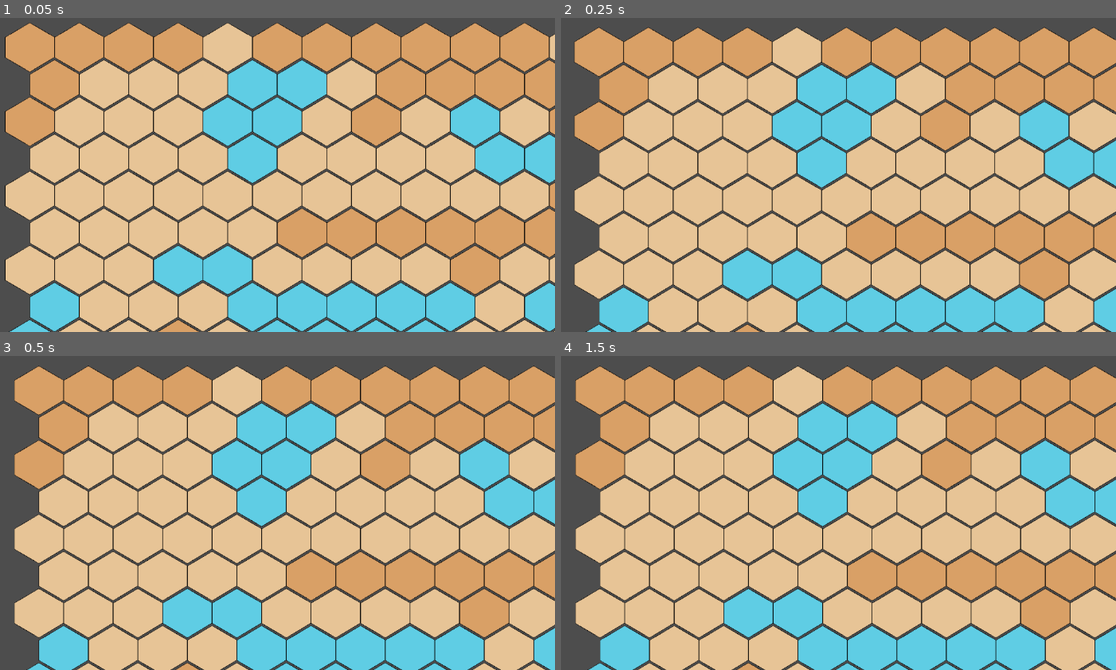
Above: before the commit, frames 1-4 (two rows, left to right).
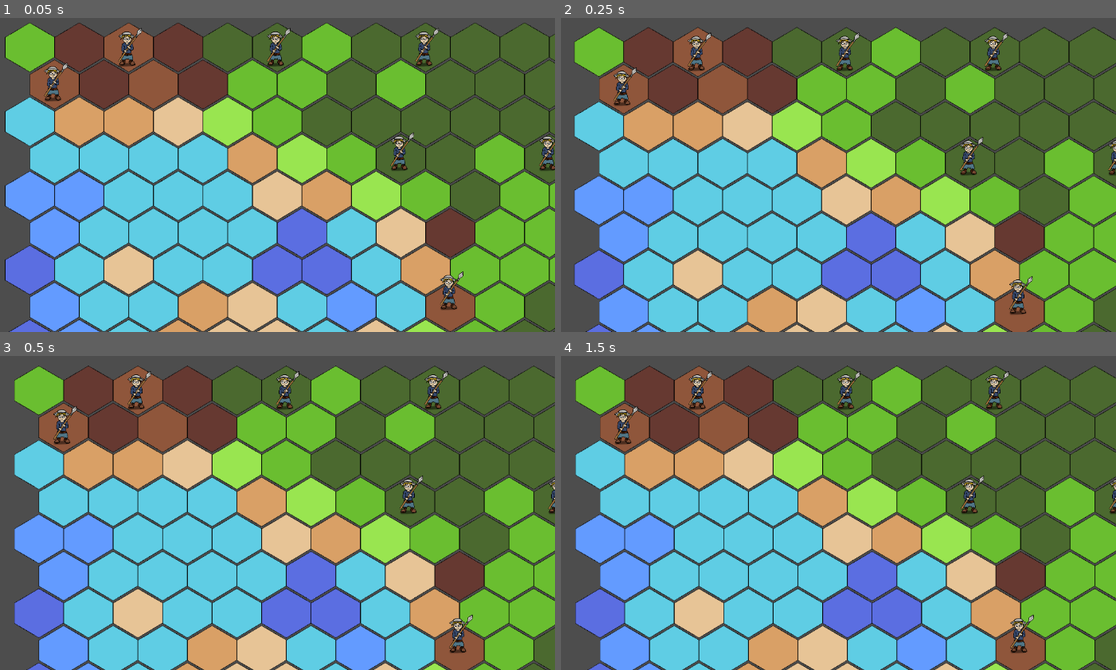
Above: after the commit, the same moments.

Repository: gideon-wade/Growing
Game: Godot game, scene res://world/world.tscn
Two runs of this game, one before a commit and one after it. Both use one fixed random seed, a clock stepped at 60 frames per second and the inputs below. This scene is started directly instead of the project's main scene.
Inputs (mouse positions are in pixels of both pictures, inside the frame that each line leads up to):
- Up to frame 1 (0.05 s): no input
- Up to frame 2 (0.25 s): no input
- Up to frame 3 (0.5 s): no input
- Up to frame 4 (1.5 s): move the mouse to (938, 472) at 0.52 s; click (938, 472) at 0.67 s; tap Enter at 1.25 s; move the mouse to (672, 509) at 1.27 s; click (672, 509) at 1.42 s

The runs differ from the first frame. In frame 1, 80% of the frame differs, in the area x 1-100%, y 1-100%; in frame 2, 77%; in frame 3, 77%; in frame 4, 77%.

Commit message:
det virker ikke seriøst

Diff:
--- a/game_manager.gd
+++ b/game_manager.gd
@@ -23,6 +23,10 @@
 
 var map: Map
 
+#world.tscn generates these
+var tiles
+#tiles are 2d arrays with [0]=TileData and [1]=local_position
+
 func get_units(type):
 	if map == null:
 		return []
--- a/textures/tilemap.tres
+++ b/textures/tilemap.tres
@@ -8,8 +8,10 @@
 0:0/0 = 0
 1:0/0 = 0
 2:0/0 = 0
+2:0/0/custom_data_0 = true
 0:1/0 = 0
 1:1/0 = 0
+1:1/0/custom_data_0 = true
 2:1/0 = 0
 3:1/0 = 0
 0:2/0 = 0
@@ -20,4 +22,8 @@
 [resource]
 tile_shape = 3
 tile_size = Vector2i(128, 128)
+custom_data_layer_0/name = "Can Spawn"
+custom_data_layer_0/type = 1
+custom_data_layer_1/name = "Has Spawned"
+custom_data_layer_1/type = 1
 sources/0 = SubResource("TileSetAtlasSource_tlwt5")
--- a/world/world.gd
+++ b/world/world.gd
@@ -4,7 +4,7 @@
 var noises = []
 var source_id = 0
 @onready var tile_map: TileMapLayer = $TileMap
-
+var tile_size = 128
 #Water
 var water_dark_atlas = Vector2i(3,2)
 var water_semi_dark_atlas = Vector2i(2,2)
@@ -20,11 +20,17 @@
 var grass_semibright_atlas = Vector2i(1,0)
 var grass_bright_atlas = Vector2i(0,0)
 
+var first_tile
+var tiles = {}
+var mobs_on_tiles = {}
+const PEASANT = preload("res://art/units/peasant.png")
+
 func _ready() -> void:
 	noise = noise_texture.noise
 	var rng = RandomNumberGenerator.new()
 	noise.seed = rng.randi()
 	place_tiles()
+	place_mobs()
 
 func place_tiles() -> void:
 	for x in range(noise_texture.width):
@@ -53,5 +59,34 @@
 				tile_map.set_cell(Vector2(x,y), source_id, grass_semibright_atlas)
 			else:
 				tile_map.set_cell(Vector2(x,y), source_id, grass_dark_atlas)
-	print("min value in noise ", noises.min())
-	print("max value in noise ", noises.max())
+			var clicked_cell = Vector2i(x,y)
+			var tile = tile_map.get_cell_tile_data(clicked_cell)
+			if tile:
+				tiles[clicked_cell] = tile
+		GameManager.tiles = tiles
+
+func place_mobs() -> void:
+	for tile in tiles:
+		var valid = true
+		if tiles[tile].get_custom_data("Can Spawn"):
+			print("can spawn ", tile)
+			for i in range(3):
+				for j in range(3):
+					if i == 0 and j == 0:
+						continue
+					if tiles.get(tile + Vector2i(i,j), null) and mobs_on_tiles.get(tile + Vector2i(i,j), false):
+						valid = false
+					if tiles.get(tile - Vector2i(i,j), null) and mobs_on_tiles.get(tile - Vector2i(i,j), false):
+						valid = false
+			if valid:
+				spawn_mob(tile)
+
+func spawn_mob(tile) -> void:
+	print("spawning mob here ", tile)
+	mobs_on_tiles[tile] = "Peasant"
+	var sprite = Sprite2D.new()
+	sprite.texture = PEASANT
+	sprite.scale = Vector2(0.2, 0.2)
+	self.add_child(sprite)
+	sprite.position = tile * Vector2i(tile_size, 90) + Vector2i(tile_size, tile_size) / 2 + Vector2i(64 if (tile.y%2==1) else 0, 0)
+	print("sprite.position ", sprite.position)
--- a/world/world.tscn
+++ b/world/world.tscn
@@ -2,15 +2,16 @@
 
 [ext_resource type="Script" uid="uid://b17ri1yeqsfux" path="res://world/world.gd" id="1_fj7yv"]
 [ext_resource type="TileSet" uid="uid://bqyqa33500h12" path="res://textures/tilemap.tres" id="2_fj7yv"]
-[ext_resource type="PackedScene" path="res://world/camera.tscn" id="3_4717r"]
+[ext_resource type="PackedScene" uid="uid://drksjlt18i3ar" path="res://world/camera.tscn" id="3_4717r"]
 
 [sub_resource type="FastNoiseLite" id="FastNoiseLite_fj7yv"]
-noise_type = 3
+noise_type = 5
 seed = -1
-frequency = 0.0304
-fractal_gain = 0.705
+frequency = 0.1718
 
 [sub_resource type="NoiseTexture2D" id="NoiseTexture2D_tlwt5"]
+width = 32
+height = 32
 noise = SubResource("FastNoiseLite_fj7yv")
 
 [node name="World" type="Node2D"]
Not shown: 1 places in game_manager.tscn that only renumber resources
